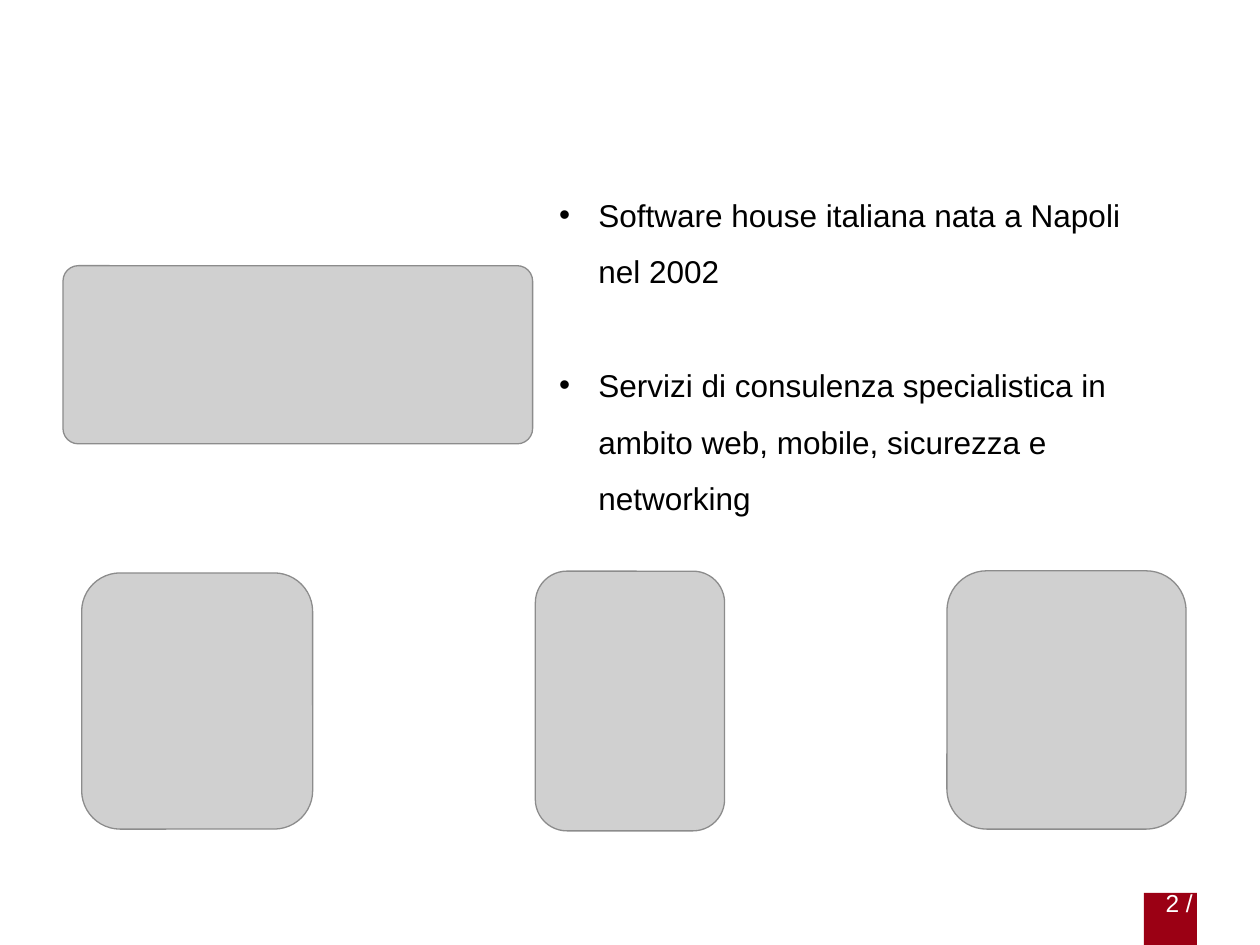
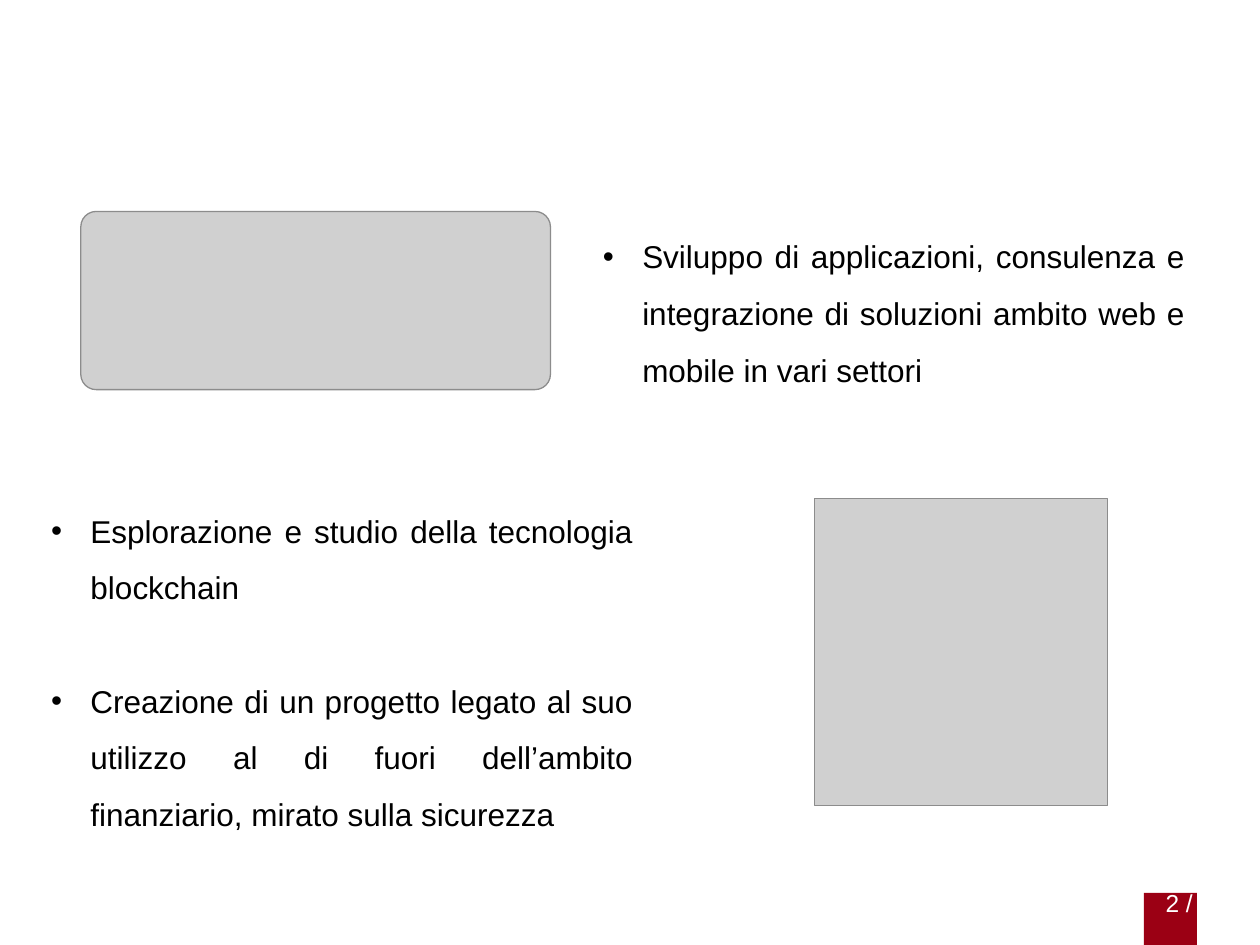
Before and after one commit to gabrielrovesti/Stage-e-Tesi-Triennale-UniPD, a slide deck: slide 2 of Presentazione/Presentazione Gabriel Rovesti.pptx. Drawn at 1260x945 pixels with LibreOffice and Linux fonts; fonts in the diff are those of the drawing; grey boxes stand for pictures; background and template pictures are left out. Boxes give left, top, right and bottom in pixels: in the first picture for what was removed or moved away, otherwise in the second. Text is boxed around its words. In the diff, an @@ line names an element or a change of style, - is before the commit and + after.

```diff
--- a/Presentazione/Presentazione Gabriel Rovesti.pptx
+++ b/Presentazione/Presentazione Gabriel Rovesti.pptx
@@ picture: place and size @@
-picture at (63,266,533,444)
+picture at (81,212,551,389)
@@ text at (642,245,1185,383): text changed @@
-• Software house italiana nata a Napoli nel 2002
-• Servizi di consulenza specialistica in ambito web, mobile, sicurezza e networking
+• Sviluppo di applicazioni, consulenza e integrazione di soluzioni ambito web e mobile in vari settori
@@ picture added at (814,499,1108,806) @@
@@ text added at (90,520,633,830), 18 pt, text #000000 @@
+• Esplorazione e studio della tecnologia blockchain
+• Creazione di un progetto legato al suo utilizzo al di fuori dell’ambito finanziario, mirato sulla sicurezza
@@ picture removed at (82,573,312,829) @@
@@ picture removed at (536,571,724,830) @@
@@ picture removed at (948,571,1187,829) @@
```
Also in this commit, not shown: 13 other slides changed, 6 other files.
